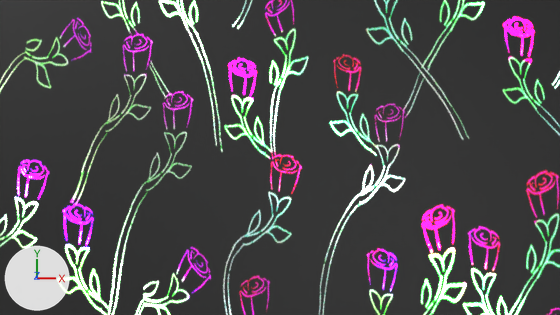
One commit to the Blender file 4_0_EmissiveFlowerTexture_February18th2024.blend: the scene before it, then after it.
Before and after are seen from the file's camera 'Camera_LifeIsValuable_LisV'. Arrows for +X, +Y and +Z are at lower left; the lights stay in place. Mesh edges are drawn as thin lines.
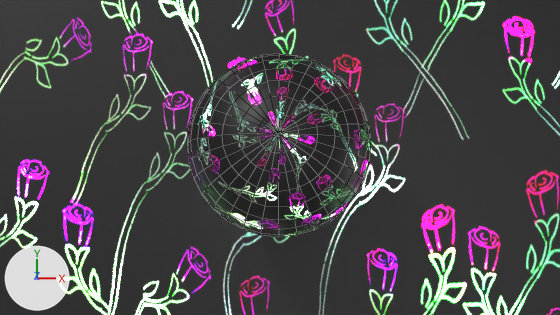
Changed parts and their boxes (x1, y1, x2, y2) in the pictures (560 x 315 px):
'Sphere', added: after (188, 54, 371, 237)

The change, as a list of edits to the scene's bpy script:
```text
Add me_sphere:
    me_sphere.from_pydata(...)  # a UV sphere (32 segments, 16 rings, poles along z) spanning x -1.0..1.0, y -1.0..1.0, z -1.0..1.0
    me_sphere.polygons.foreach_set('use_smooth', [True] * 512)
    me_sphere.materials.append(mat_material)
Add ob_sphere:
    ob_sphere = bpy.data.objects.new('Sphere', me_sphere)
    ob_sphere.location = (0.0, 0.0, 0.263)
    ob_sphere.scale = (0.206, 0.206, 0.206)
```
